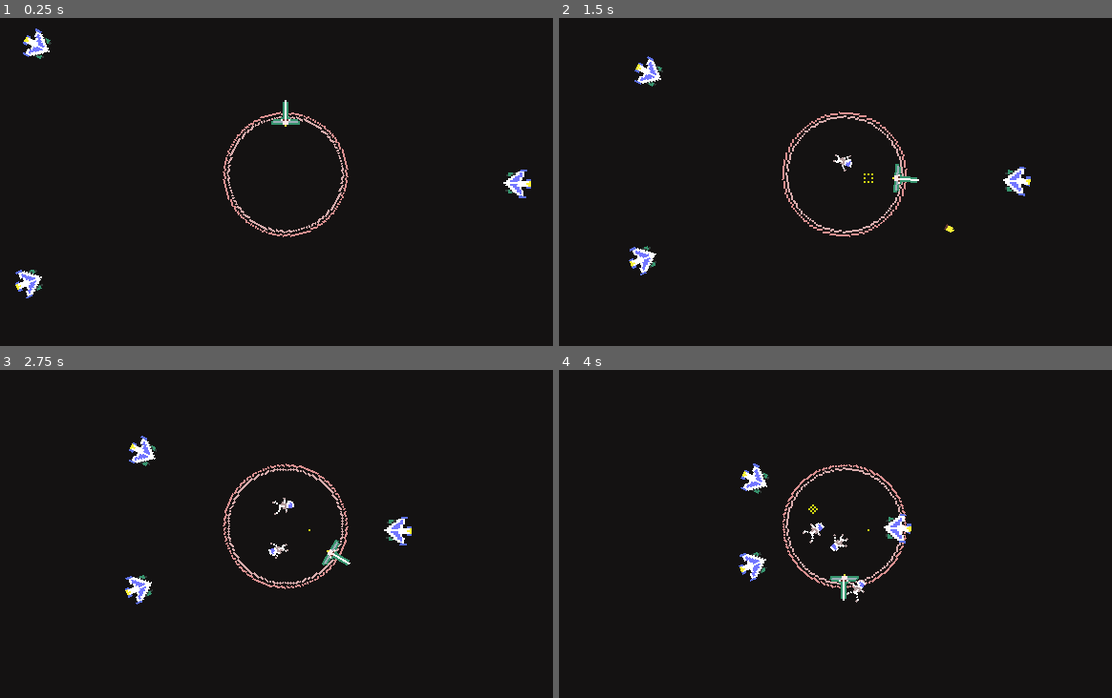
Above: before the commit, frames 1-4 (two rows, left to right).
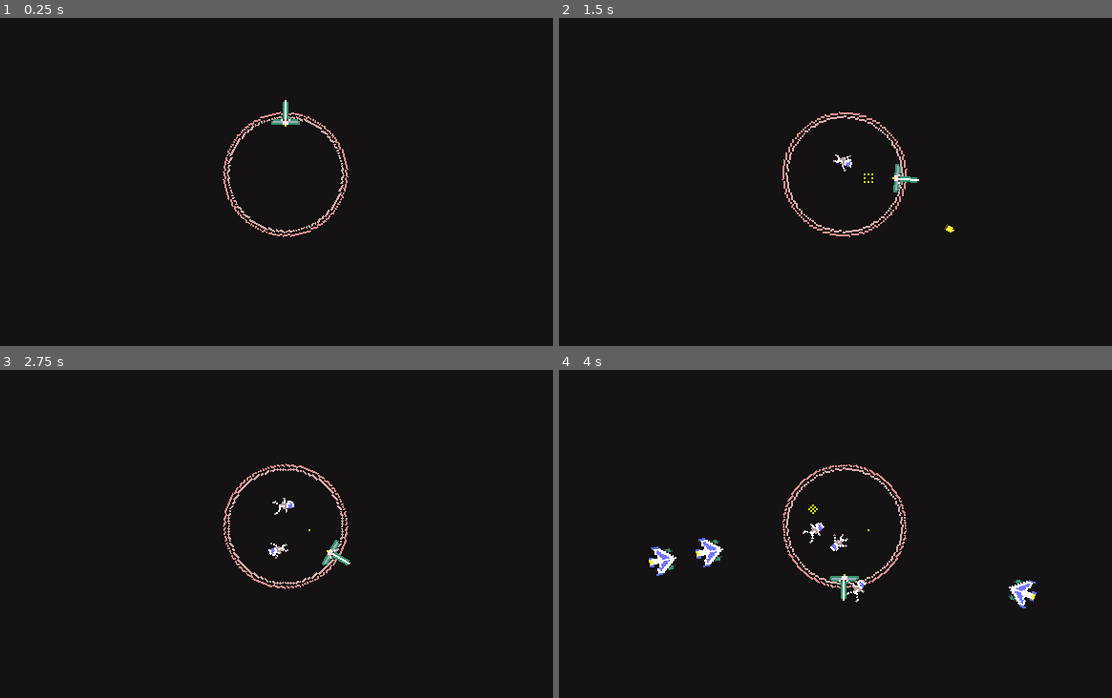
Above: after the commit, the same moments.

Repository: hakro/plasma-ld47
Game: Godot game, scene res://Scenes/World.tscn
Two runs of this game, one before a commit and one after it. Both use one fixed random seed, a clock stepped at 60 frames per second and the inputs below.
Inputs:
- Up to frame 1 (0.25 s): no input
- Up to frame 2 (1.5 s): hold Right (move_right) 0.53-1.28 s; hold S (launch_astronaut) 0.53-1.28 s; hold Left (move_left) from 1.28 s (still down); tap Space (shoot) at 1.35 s
- Up to frame 3 (2.75 s): release Left (move_left) at 2.03 s; hold Right (move_right) from 2.03 s (still down); hold S (launch_astronaut) from 2.03 s (still down)
- Up to frame 4 (4 s): release S (launch_astronaut) at 2.78 s; tap Space (shoot) at 2.85 s; release Right (move_right) at 3.53 s; hold Left (move_left) from 3.53 s (still down); hold S (launch_astronaut) from 3.53 s (still down)

The runs differ from the first frame. In frame 1, 0.7% of the frame differs, in the area x 2-97%, y 3-86%; in frame 2, 0.7%; in frame 3, 0.7%; in frame 4, 1.5%, in the area x 16-87%, y 28-73%.

Commit message:
Add enemy Spawners

Diff:
--- /dev/null
+++ b/EnemySpawner.gd
@@ -0,0 +1,11 @@
+extends Node2D
+
+onready var enemy_scene : PackedScene = preload("res://Scenes/Enemy.tscn")
+onready var spawn_timer : Timer = $SpawnTimer
+const spawn_chance := 0.1
+
+func _on_SpawnTimer_timeout():
+	if randf() <= spawn_chance:
+		var enemy = enemy_scene.instance()
+		enemy.position = position
+		get_tree().current_scene.add_child(enemy)
--- /dev/null
+++ b/Scenes/EnemySpawner.tscn
@@ -0,0 +1,10 @@
+[gd_scene load_steps=2 format=2]
+
+[ext_resource path="res://EnemySpawner.gd" type="Script" id=1]
+
+[node name="EnemySpawner" type="Node2D"]
+script = ExtResource( 1 )
+
+[node name="SpawnTimer" type="Timer" parent="."]
+autostart = true
+[connection signal="timeout" from="SpawnTimer" to="." method="_on_SpawnTimer_timeout"]
--- a/Scenes/World.tscn
+++ b/Scenes/World.tscn
@@ -2,7 +2,7 @@
 
 [ext_resource path="res://Scenes/Circles.tscn" type="PackedScene" id=1]
 [ext_resource path="res://Scenes/Shuttle.tscn" type="PackedScene" id=2]
-[ext_resource path="res://Scenes/Enemy.tscn" type="PackedScene" id=3]
+[ext_resource path="res://Scenes/EnemySpawner.tscn" type="PackedScene" id=3]
 
 [node name="World" type="Node2D"]
 
@@ -12,11 +12,19 @@
 [node name="Shuttle" parent="." instance=ExtResource( 2 )]
 position = Vector2( 160, 90 )
 
-[node name="Enemy" parent="." instance=ExtResource( 3 )]
-position = Vector2( 20.0158, 148.887 )
+[node name="Spawners" type="Node2D" parent="."]
 
-[node name="Enemy2" parent="." instance=ExtResource( 3 )]
-position = Vector2( 24.4764, 19.4324 )
+[node name="EnemySpawner1" parent="Spawners" instance=ExtResource( 3 )]
+position = Vector2( 35.4155, 34.274 )
 
-[node name="Enemy3" parent="." instance=ExtResource( 3 )]
-position = Vector2( 287.52, 95.0928 )
+[node name="EnemySpawner2" parent="Spawners" instance=ExtResource( 3 )]
+position = Vector2( 64.4069, 107.813 )
+
+[node name="EnemySpawner3" parent="Spawners" instance=ExtResource( 3 )]
+position = Vector2( 268.054, 34.274 )
+
+[node name="EnemySpawner4" parent="Spawners" instance=ExtResource( 3 )]
+position = Vector2( 253.204, 124.784 )
+
+[node name="EnemySpawner5" parent="Spawners" instance=ExtResource( 3 )]
+position = Vector2( 110.369, 22.9603 )
